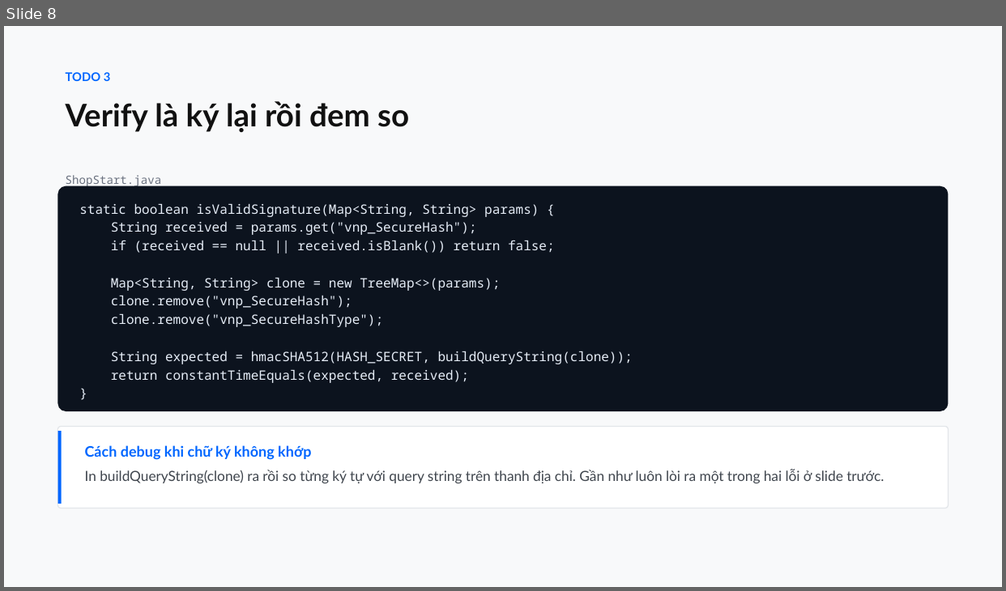
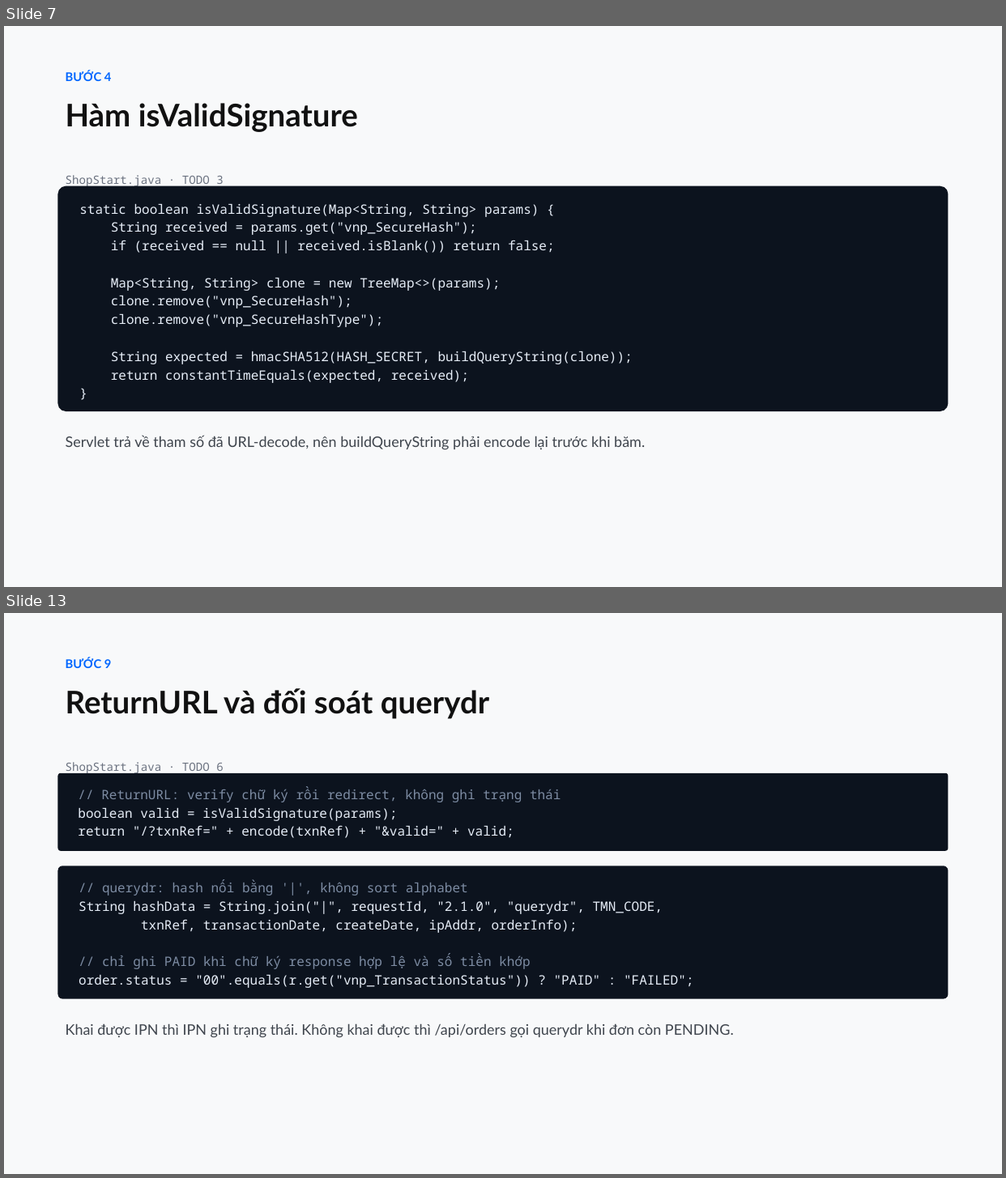
Before and after one commit to conchocon154/vnpay-seminar, a slide deck: VNPAY-seminar.pptx. Shown one above the other, each under a label of ours: slide 8 before the commit, slides 7 and 13 after it; the slides between them are not shown. The pictures are 1006x591 and 1006x1178 pixels, drawn with LibreOffice and Linux fonts; fonts in the diff are those of the drawing. Boxes give left, top, right and bottom in pixels: in the first picture for what was removed or moved away, otherwise in the second. Text is boxed around its words. In the diff, an @@ line names an element or a change of style, - is before the commit and + after.

```diff
--- a/VNPAY-seminar.pptx
+++ b/VNPAY-seminar.pptx
@@ slide 13 added at (x1=4, y1=613, x2=1002, y2=1174), background #F8F9FA @@
@@ text added at (x1=66, y1=658, x2=489, y2=719), 30 pt, text #111111, bold @@
+BƯỚC 9
+ReturnURL và đối soát querydr
@@ rounded rectangle added at (x1=58, y1=773, x2=948, y2=851), fill #0C131E, 12.5 pt, text #E6EDF7 @@
+// ReturnURL: verify chữ ký rồi redirect, không ghi trạng thái
+boolean valid = isValidSignature(params);
+return "/?txnRef=" + encode(txnRef) + "&valid=" + valid;
@@ text added at (x1=66, y1=762, x2=223, y2=774), 11 pt, text #6B7280 @@
+ShopStart.java · TODO 6
@@ rounded rectangle added at (x1=58, y1=866, x2=948, y2=999), fill #0C131E, 12.5 pt, text #E6EDF7 @@
+// querydr: hash nối bằng '|', không sort alphabet
+String hashData = String.join("|", requestId, "2.1.0", "querydr", TMN_CODE,
+txnRef, transactionDate, createDate, ipAddr, orderInfo);
+// chỉ ghi PAID khi chữ ký response hợp lệ và số tiền khớp
+order.status = "00".equals(r.get("vnp_TransactionStatus")) ? "PAID" : "FAILED";
@@ text added at (x1=66, y1=1024, x2=734, y2=1038), 14 pt, text #3F454D @@
+Khai được IPN thì IPN ghi trạng thái. Không khai được thì /api/orders gọi querydr khi đơn còn PENDING.
@@ what was slide 8 is now slide 7 @@
@@ slide 7 changed as well @@
@@ text at (x1=66, y1=71, x2=358, y2=132): text changed @@
-TODO 3
-Verify là ký lại rồi đem so
+BƯỚC 4
+Hàm isValidSignature
@@ text at (x1=66, y1=175, x2=223, y2=187): text changed @@
-ShopStart.java
+ShopStart.java · TODO 3
@@ rounded rectangle removed at (x1=58, y1=426, x2=948, y2=508) @@
@@ rectangle removed at (x1=58, y1=431, x2=61, y2=504) @@
@@ text added at (x1=66, y1=435, x2=645, y2=450), 14 pt, text #3F454D @@
+Servlet trả về tham số đã URL-decode, nên buildQueryString phải encode lại trước khi băm.
@@ text removed at (x1=85, y1=446, x2=884, y2=484) @@
-Cách debug khi chữ ký không khớp
-In buildQueryString(clone) ra rồi so từng ký tự với query string trên thanh địa chỉ. Gần như luôn lòi ra một trong hai lỗi ở slide trước.
```
Also in this commit, not shown: 3 other slides changed, 9 other slides added, 15 slides removed, 1 other file.
